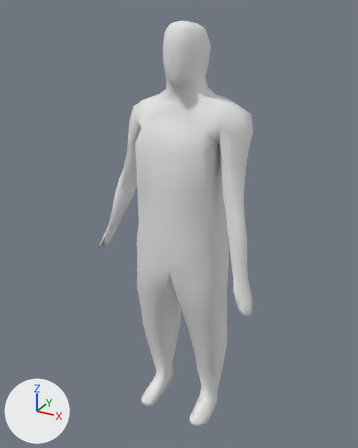
A saved change to the Blender file Atmosphere Horror Game/Assets/Models/Blender Files/man.blend.
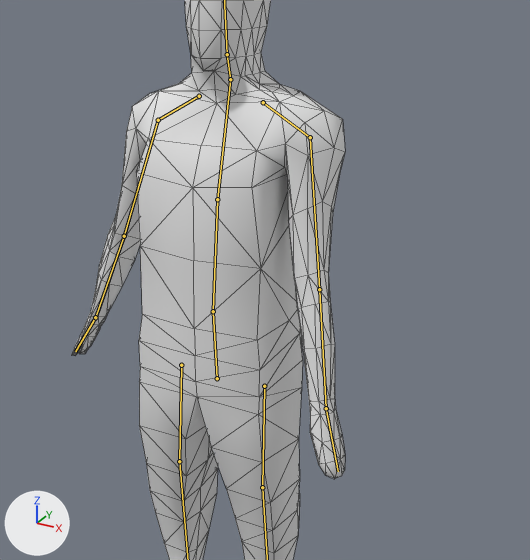
There are two pictures of each version: one whole from a camera (50 mm lens) standing at (1.88, -3.46, 3.69) and looking at (-0.05, 0.05, 1.94), one close up on the part from 16% to 100% of the width and 10% to 81% of the height. The lights are fixed; the arrows at lower left show +X, +Y and +Z. Both versions are drawn at frame 15 of the action 'ArmLeftRun'; the numbers are the values there. The bones that bend it are drawn over the model as lines in the close-ups. The close-ups show mesh edges as thin lines.
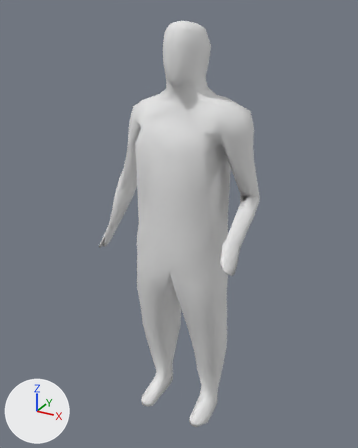
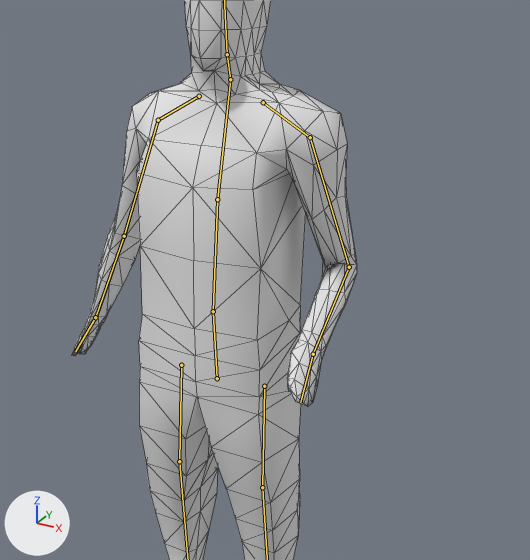
The edits, one by one:
Bone 'lowArmLeft' (bone_lowarmleft) turns from (0, 0, 0) to (-1, 0, 0) degrees about its own x, y and z.
Bone 'Arm.IK.Left' (bone_arm_ik_left) moves from (-0.19, -0.3, -0.07) to (-0.24, -0.37, 0.28).

Changed parts and their boxes [x1, y1, x2, y2] in the close-ups (530 x 560 px):
'Cube', posed
    before: [71, 0, 345, 560]
    after: [71, 0, 357, 560]
bone 'lowArmLeft', root to tip
    before: (319, 289) to (326, 408)
    after: (349, 267) to (313, 354)
